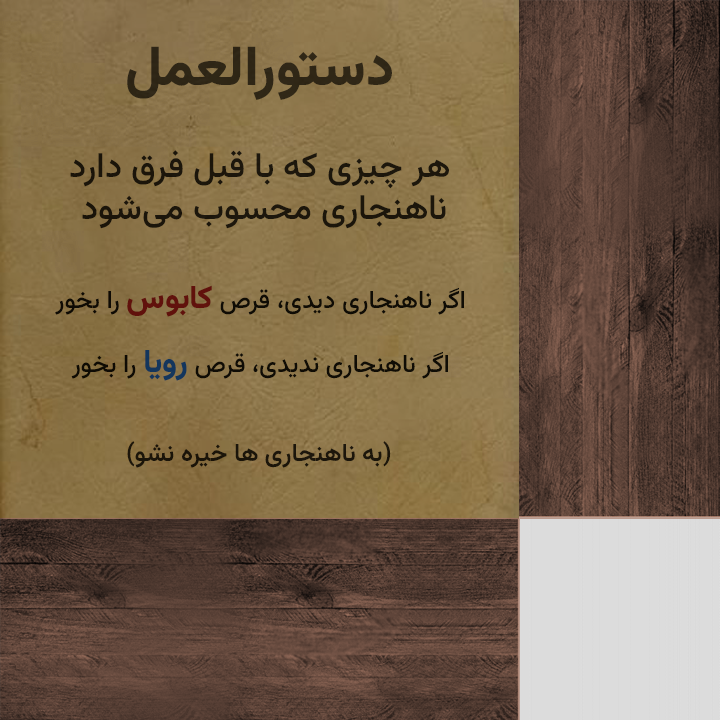
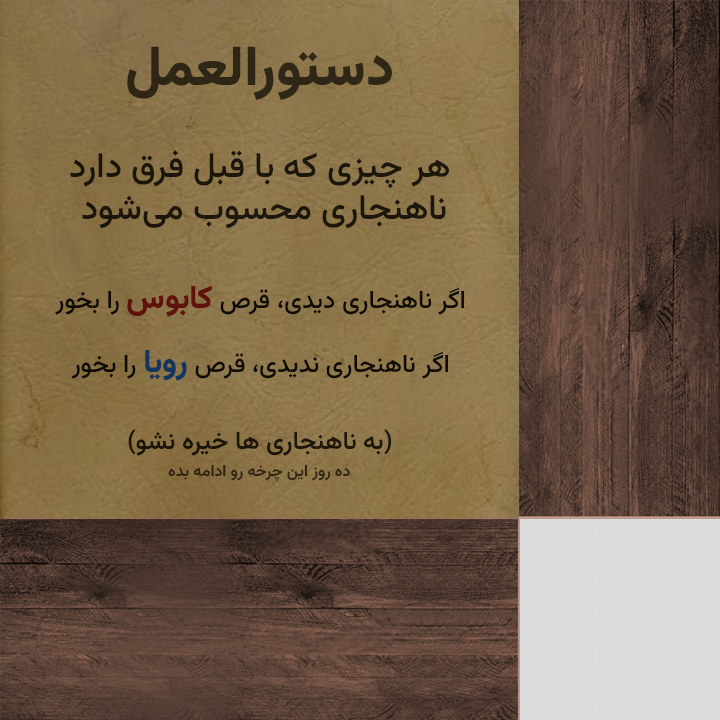
Comparing the layer stacks of the two 720px x 720px images. Changes:
added layer "ده روز این چرخه رو ادامه بده" (80%) above "(به ناهنجاری ها خیره نشو)" over [168,464,350,481]
painted on "(به ناهنجاری ها خیره نشو)" over [127,429,392,468]
